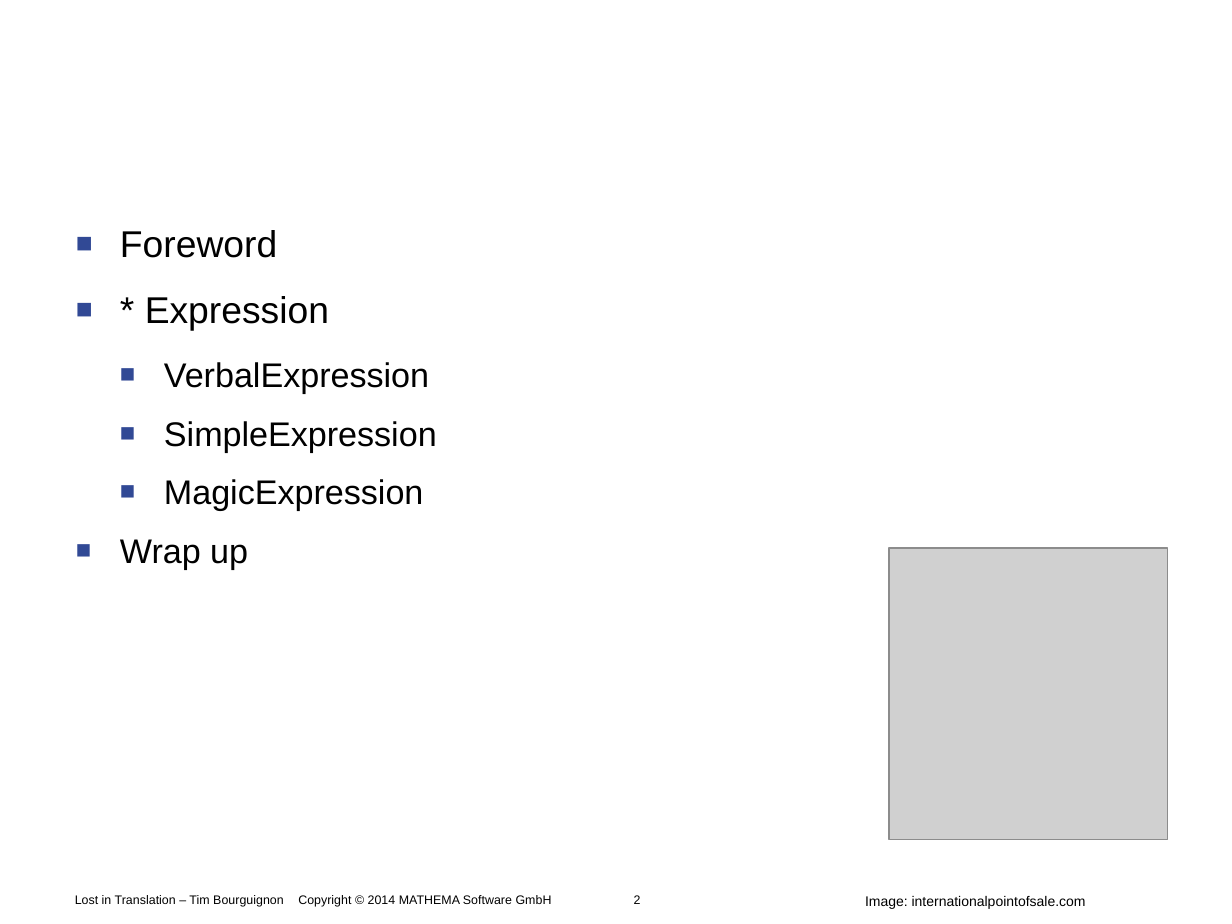
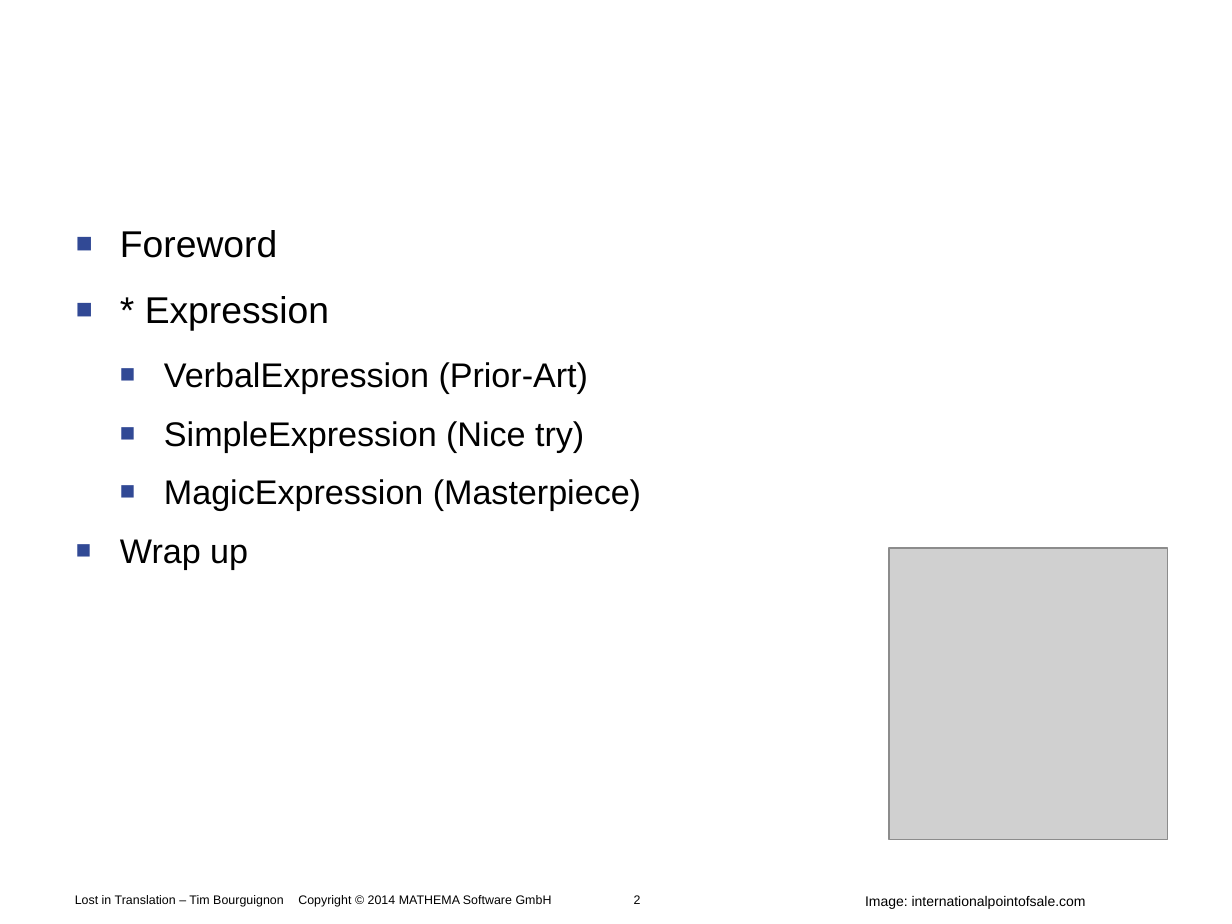
Before and after one commit to Timothep/Talk.LostInTranslation, a slide deck: slide 2 of LostInTranslation.odp. Drawn at 1232x924 pixels with LibreOffice and Linux fonts; fonts in the diff are those of the drawing; grey boxes stand for pictures; background and template pictures are left out. Boxes give left, top, right and bottom in pixels: in the first picture for what was removed or moved away, otherwise in the second. Text is boxed around its words. In the diff, an @@ line names an element or a change of style, - is before the commit and + after.

```diff
--- a/LostInTranslation.odp
+++ b/LostInTranslation.odp
@@ text at (164,362,641,511): text changed @@
-  ■ VerbalExpression
-  ■ SimpleExpression
-  ■ MagicExpression
+  ■ VerbalExpression (Prior-Art)
+  ■ SimpleExpression (Nice try)
+  ■ MagicExpression (Masterpiece)
```
Also in this commit, not shown: 15 other slides changed, 6 slides removed.
